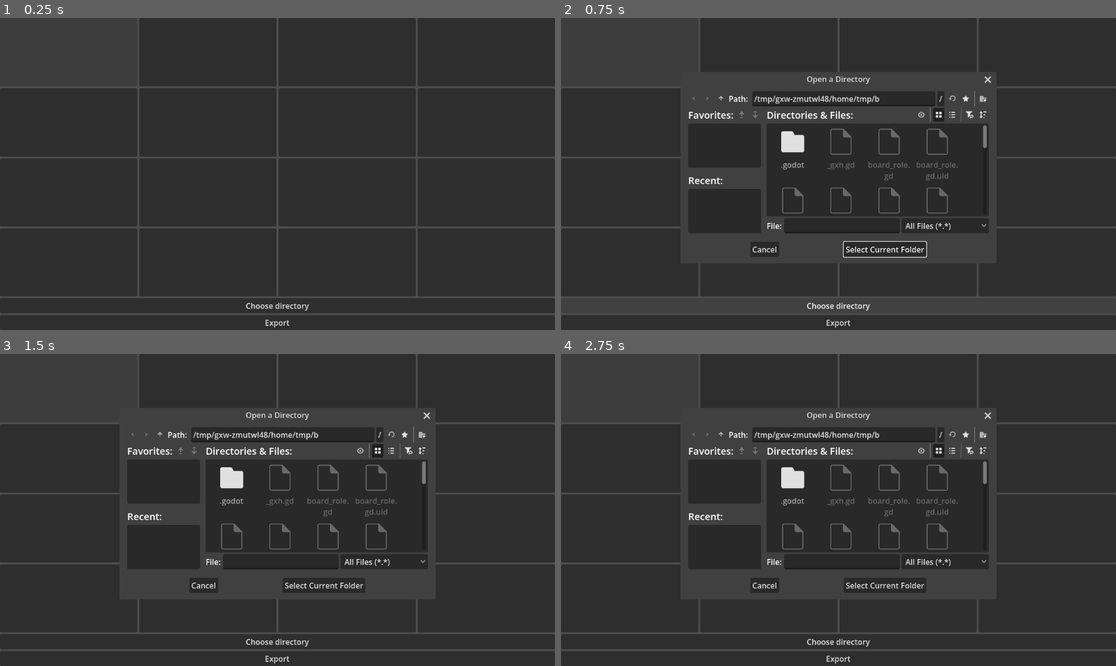
Above: before the commit, frames 1-4 (two rows, left to right).
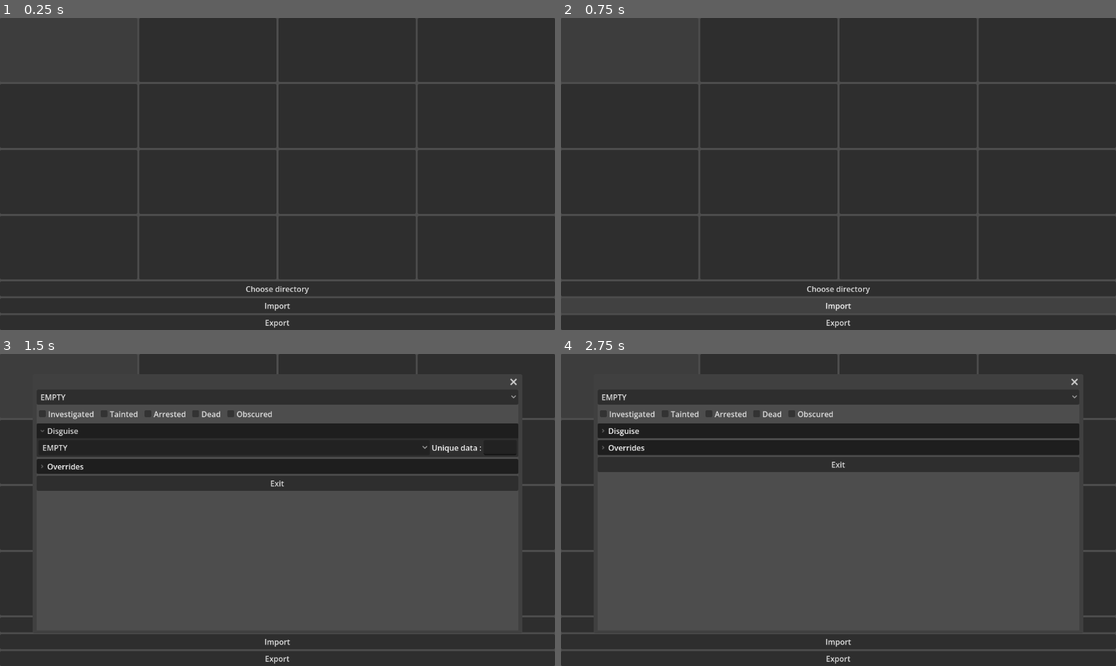
Above: after the commit, the same moments.

Repository: 987654321gv/dupery-tools
Game: Godot game, scene res://Main.tscn
Two runs of this game, one before a commit and one after it. Both use one fixed random seed, a clock stepped at 60 frames per second and the inputs below.
Inputs (mouse positions are in pixels of both pictures, inside the frame that each line leads up to):
- Up to frame 1 (0.25 s): no input
- Up to frame 2 (0.75 s): click (838, 305) at 0.5 s, where only the run after the commit has a clickable "Import"
- Up to frame 3 (1.5 s): click (144, 435) at 1.27 s
- Up to frame 4 (2.75 s): click (705, 435) at 2.02 s

The runs differ from the first frame. In frame 1, 4.3% of the frame differs, in the area x 0-100%, y 20-94%; in frame 2, 5.8%; in frame 3, 40%; in frame 4, 43%, in the area x 0-100%, y 7-94%.
Error after the commit: Invalid operands 'Nil' and 'String' in operator '+'. (res://save_file_creator.gd:82)

Commit message:
import readded

Diff:
--- a/Main.tscn
+++ b/Main.tscn
@@ -80,7 +80,6 @@
 text = "Choose directory"
 
 [node name="Button3" type="Button" parent="VBoxContainer" unique_id=665618172]
-visible = false
 layout_mode = 2
 text = "Import"
 
@@ -97,6 +96,7 @@
 
 [node name="SaveFileditor" type="Node" parent="." unique_id=1994137227]
 script = ExtResource("3_r0du0")
+add_quirks_in_order = null
 metadata/_custom_type_script = "uid://bbn4lyfvp1q2n"
 
 [connection signal="pressed" from="VBoxContainer/Button2" to="." method="_on_select_dir_pressed"]
--- a/save_file_creator.gd
+++ b/save_file_creator.gd
@@ -81,7 +81,7 @@
 		return
 	var data:Dictionary=JSON.parse_string(FileAccess.open(
 		options.get_value("saved_values","save_file_path")+"/Dupery.save",
-		FileAccess.READ).get_as_text())["data"]["current_case"]["_value"]["Item1"]
+		FileAccess.READ).get_as_text())["data"]["current_case"]["_value"]
 	quirks=[]
 	for quirk in data["active_case_quirks"]:
 		quirks.append(quirk)
Not shown, changed: Dupery tools.exe
